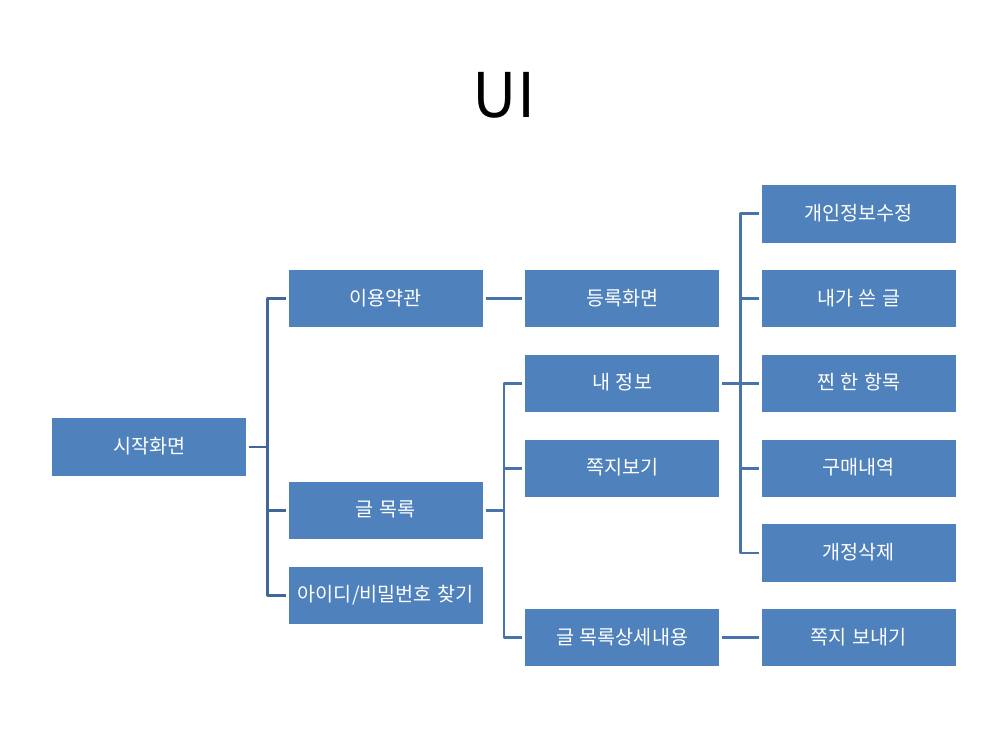
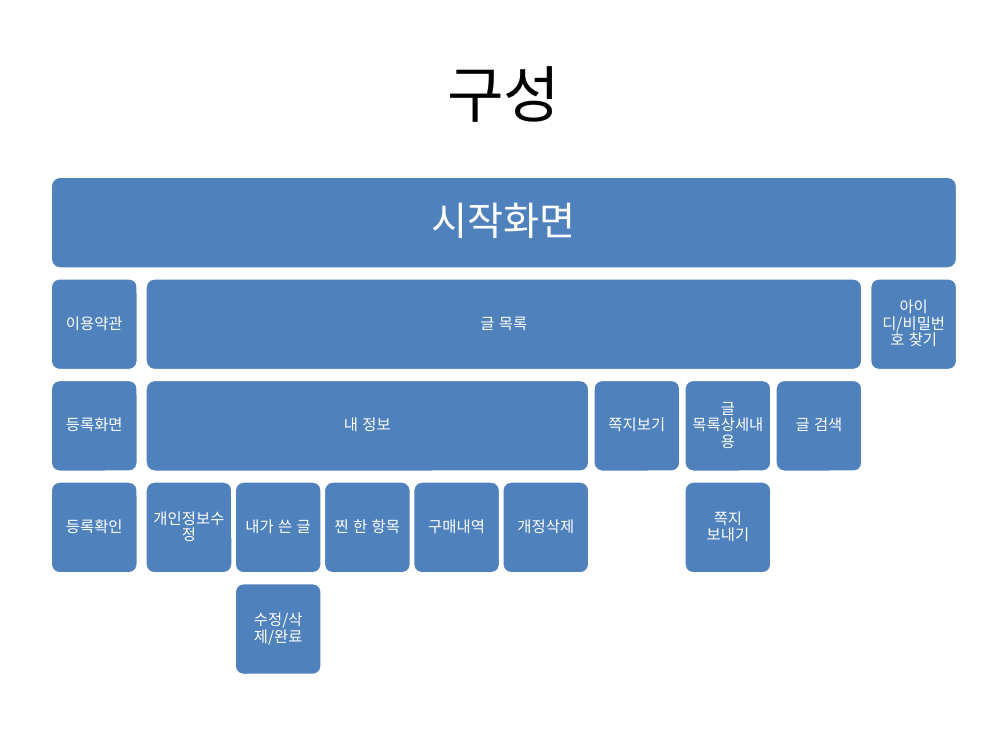
Before and after one commit to sunho7376/Tservice, a slide deck: slide 2 of 애플리케이션design.pptx. Drawn at 1008x756 pixels with LibreOffice and Linux fonts; fonts in the diff are those of the drawing. Boxes give left, top, right and bottom in pixels: in the first picture for what was removed or moved away, otherwise in the second. Text is boxed around its words. In the diff, an @@ line names an element or a change of style, - is before the commit and + after.

Commit message:
로직 수정 미완성

```diff
--- a/애플리케이션design.pptx
+++ b/애플리케이션design.pptx
@@ title at bbox=[447, 66, 560, 122]: text changed @@
-UI
+구성
@@ text "시작화면": place and size @@
-text "시작화면" at bbox=[113, 437, 185, 455]
+text "시작화면" at bbox=[432, 202, 576, 238]
@@ text "시작화면" at bbox=[432, 202, 576, 238]: size 14 to 28 pt; more space between paragraphs @@
@@ text "이용약관": place and size @@
-text "이용약관" at bbox=[350, 289, 422, 307]
+text "이용약관" at bbox=[66, 316, 123, 330]
@@ text "글 목록": place and size @@
-text "글 목록" at bbox=[356, 500, 415, 518]
+text "글 목록" at bbox=[480, 316, 527, 330]
@@ group added at bbox=[50, 176, 958, 674]: 17 rounded rectangles, 3 texts @@
+등록확인
+수정/삭제/완료
+글 검색
@@ size 14 to 11 pt; less space between paragraphs in 13 elements at bbox=[608, 417, 665, 431], bbox=[344, 417, 390, 431], bbox=[66, 316, 123, 330], bbox=[66, 417, 123, 431], bbox=[480, 316, 527, 330], bbox=[153, 511, 224, 541], bbox=[245, 519, 311, 533], bbox=[335, 519, 400, 533], bbox=[428, 519, 485, 533], bbox=[517, 519, 574, 533], bbox=[692, 402, 763, 448], bbox=[707, 511, 750, 541], bbox=[882, 299, 945, 346] @@
@@ text "아이디/비밀번호 찾기": place and size @@
-text "아이디/비밀번호 찾기" at bbox=[298, 584, 473, 605]
+text "아이디/비밀번호 찾기" at bbox=[882, 299, 945, 346]
@@ text "등록화면": place and size @@
-text "등록화면" at bbox=[586, 289, 658, 307]
+text "등록화면" at bbox=[66, 417, 123, 431]
@@ text "내 정보": place and size @@
-text "내 정보" at bbox=[592, 373, 652, 391]
+text "내 정보" at bbox=[344, 417, 390, 431]
@@ text "쪽지보기": place and size @@
-text "쪽지보기" at bbox=[586, 458, 658, 476]
+text "쪽지보기" at bbox=[608, 417, 665, 431]
@@ text "글 목록상세내용": place and size @@
-text "글 목록상세내용" at bbox=[556, 628, 688, 646]
+text "글 목록상세내용" at bbox=[692, 402, 763, 448]
@@ text "개인정보수정": place and size @@
-text "개인정보수정" at bbox=[805, 204, 913, 222]
+text "개인정보수정" at bbox=[153, 511, 224, 541]
@@ text "내가 쓴 글": place and size @@
-text "내가 쓴 글" at bbox=[817, 289, 900, 307]
+text "내가 쓴 글" at bbox=[245, 519, 311, 533]
@@ text "찐 한 항목": place and size @@
-text "찐 한 항목" at bbox=[817, 372, 900, 391]
+text "찐 한 항목" at bbox=[335, 519, 400, 533]
@@ text "구매내역": place and size @@
-text "구매내역" at bbox=[823, 458, 895, 476]
+text "구매내역" at bbox=[428, 519, 485, 533]
@@ text "개정삭제": place and size @@
-text "개정삭제" at bbox=[823, 543, 895, 561]
+text "개정삭제" at bbox=[517, 519, 574, 533]
@@ text "쪽지 보내기": place and size @@
-text "쪽지 보내기" at bbox=[811, 628, 906, 646]
+text "쪽지 보내기" at bbox=[707, 511, 750, 541]
@@ group removed at bbox=[50, 183, 958, 668]: 14 rectangles, 13 freeform shapes @@
```
Also in this commit, not shown: 9 other slides changed, 4 slides added.
